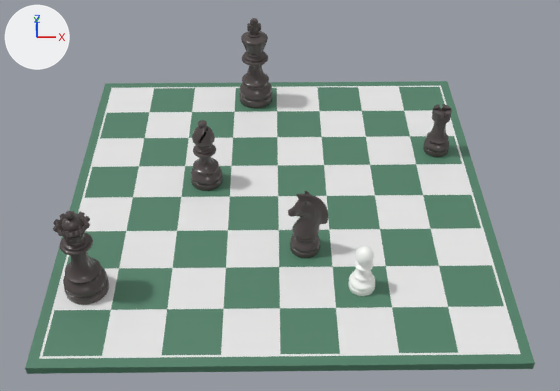
Renders of the Blender file assets/blender/scene.blend from each side of a commit.
Rendered twice from a 50 mm camera at (-0.1, -12.01, 10.7) aimed at (0.03, -0.49, 0.45). The lights are fixed; the arrows at upper left show +X, +Y and +Z. The first picture is the older version.

Before the edit, the objects in view are built like this:
```python
ob_bishop = bpy.data.objects.new('Bishop', me_bishop_mesh)
ob_bishop.location = (-1.5, 0.5, 0.0)
ob_bishop.rotation_euler = (0.0, 0.0, 1.565)  # degrees (0, 0, 90)
ob_border = bpy.data.objects.new('Border', me_border_mesh)
ob_border.location = (0.0, 0.0, 0.0)
ob_king = bpy.data.objects.new('King', me_king_mesh)
ob_king.location = (-0.5, 3.5, 0.0)
ob_king.rotation_euler = (0.0, 0.0, 1.565)  # degrees (0, 0, 90)
ob_knight = bpy.data.objects.new('Knight', me_knight_mesh)
ob_knight.location = (0.5, -1.5, 0.0)
ob_knight.rotation_euler = (0.0, 0.0, -1.572)  # degrees (0, 0, -90)
ob_knight.scale = (0.865, 0.865, 0.91)
ob_queen = bpy.data.objects.new('Queen', me_queen_mesh)
ob_queen.location = (-3.5, -2.5, 0.0)
ob_queen.rotation_euler = (0.0, 0.0, 1.565)  # degrees (0, 0, 90)
ob_rook = bpy.data.objects.new('Rook', me_rook_mesh)
ob_rook.location = (3.5, 1.5, 0.0)
ob_rook.rotation_euler = (0.0, 0.0, 1.565)  # degrees (0, 0, 90)
ob_rook.scale = (0.816, 0.816, 0.892)
# also in view: 'Board' at (0.0, 0.0, -0.08); 'Pawn' at (1.5, -2.5, 0.49)
```
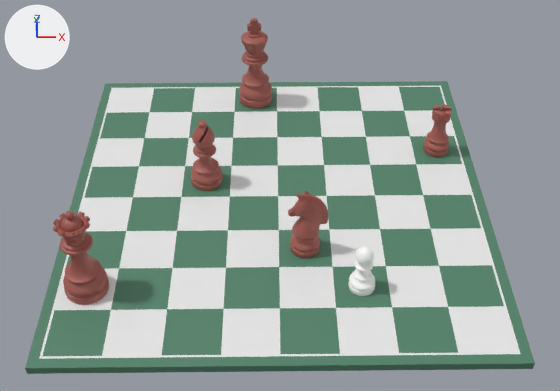
What differs and where, as boxes [x1, y1, x2, y2] in the pictures (560 x 391 px):
'Queen', recoloured (dark grey to brown)
    both: [53, 211, 109, 305]
'King', recoloured (dark grey to brown)
    both: [239, 18, 272, 108]
'Knight', recoloured (dark grey to brown)
    both: [288, 191, 328, 258]
'Bishop', recoloured (dark grey to brown)
    both: [191, 120, 223, 191]
'Rook', recoloured (dark grey to brown)
    both: [423, 104, 452, 157]

What the commit changed:
Material 'black piece' (mat_black_piece) changes colour from dark grey #514948 to brown #a45a52; in linear values from (0.0816, 0.0658, 0.0647) to (0.371, 0.102, 0.0846).
